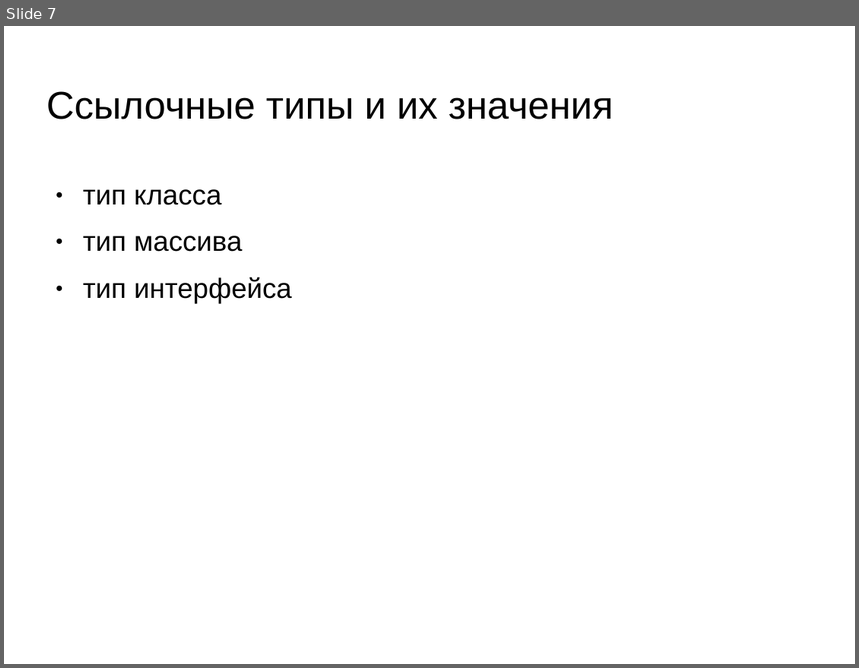
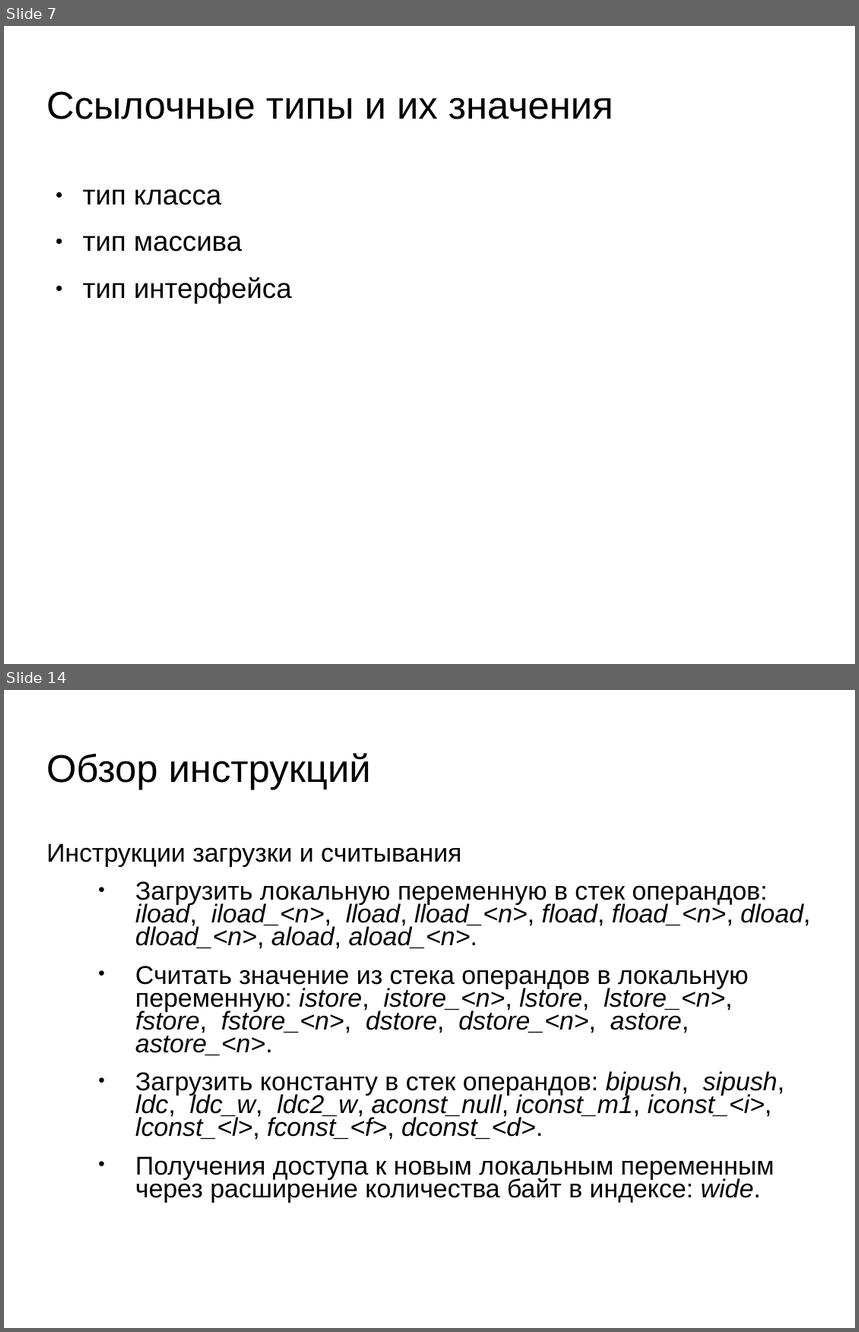
Before and after one commit to oleksiy-sayankin/javacogito, a slide deck: JVMSpec/presentation-jvm7.ppt. Shown one above the other, each under a label of ours: slide 7 before the commit, slides 7 and 14 after it; the slides between them are not shown. The pictures are 859x668 and 859x1332 pixels, drawn with LibreOffice and Linux fonts; fonts in the diff are those of the drawing; background and template pictures are left out. Boxes give left, top, right and bottom in pixels: in the first picture for what was removed or moved away, otherwise in the second. Text is boxed around its words. In the diff, an @@ line names an element or a change of style, - is before the commit and + after.

Commit message:
Added 8 slides.

```diff
--- a/JVMSpec/presentation-jvm7.ppt
+++ b/JVMSpec/presentation-jvm7.ppt
@@ slide 14 added at (4, 690, 855, 1328), background picture (left out) @@
@@ title added at (47, 753, 371, 790), 36 pt, text #000000 @@
+Обзор инструкций
@@ text added at (47, 844, 810, 1203), 24.1 pt, text #000000 @@
+Инструкции загрузки и считывания
+● Загрузить локальную переменную в стек операндов: iload, iload_<n>, lload, lload_<n>, fload, fload_<n>, dload, dload_<n>, aload, aload_<n>.
+● Считать значение из стека операндов в локальную переменную: istore, istore_<n>, lstore, lstore_<n>, fstore, fstore_<n>, dstore, dstore_<n>, astore, astore_<n>.
+● Загрузить константу в стек операндов: bipush, sipush, ldc, ldc_w, ldc2_w, aconst_null, iconst_m1, iconst_<i>, lconst_<l>, fconst_<f>, dconst_<d>.
+● Получения доступа к новым локальным переменным через расширение количества байт в индексе: wide.
```
Also in this commit, not shown: 7 other slides added.
